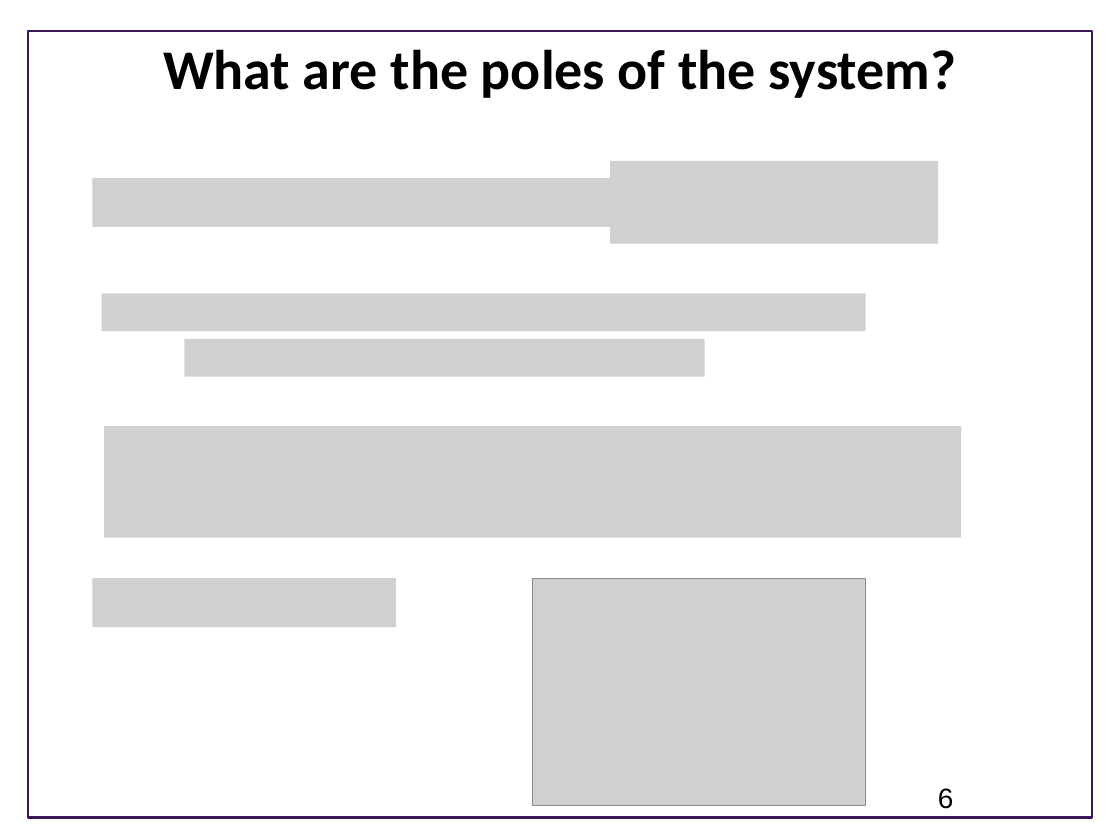
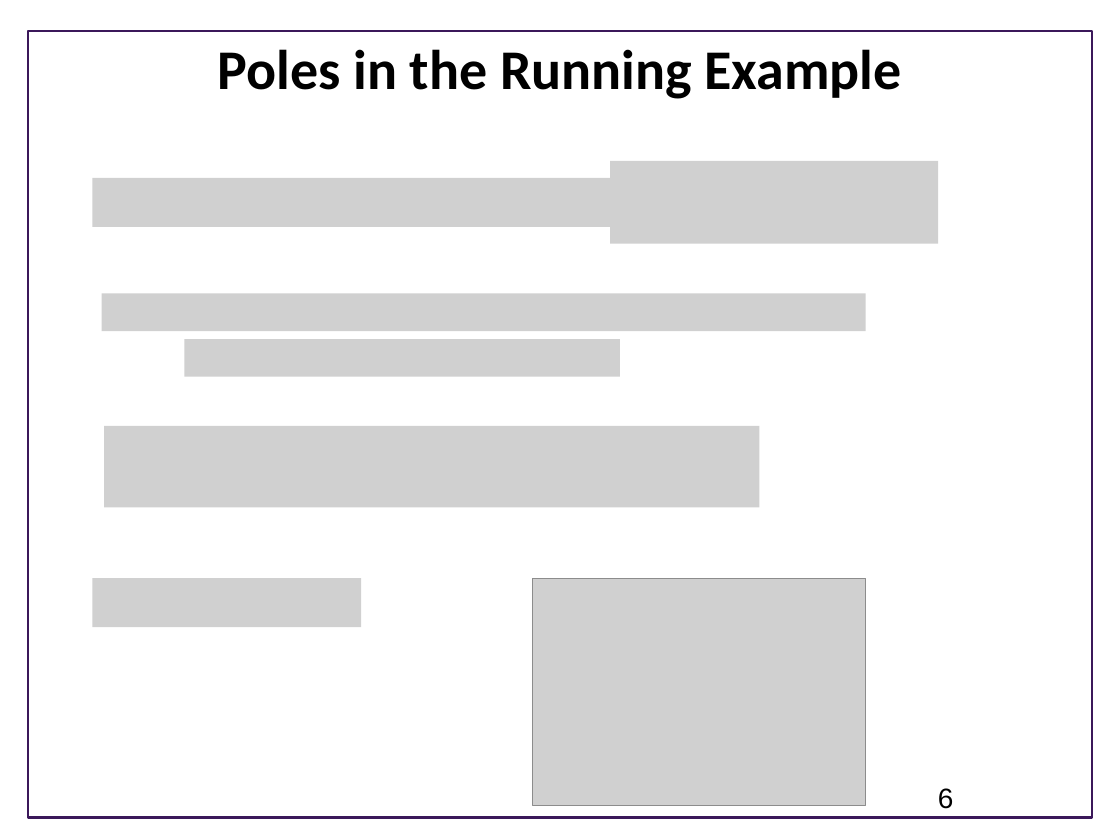
Before and after one commit to joseph-hellerstein/advanced-controls-lectures, a slide deck: slide 6 of Lecture_22-Designing-Closed-Loop-Systems/Designing-Proportional-Controllers.pptx. Drawn at 1120x840 pixels with LibreOffice and Linux fonts; fonts in the diff are those of the drawing; grey boxes stand for pictures; background and template pictures are left out. Boxes give left, top, right and bottom in pixels: in the first picture for what was removed or moved away, otherwise in the second. Text is boxed around its words. In the diff, an @@ line names an element or a change of style, - is before the commit and + after.

```diff
--- a/Lecture_22-Designing-Closed-Loop-Systems/Designing-Proportional-Controllers.pptx
+++ b/Lecture_22-Designing-Closed-Loop-Systems/Designing-Proportional-Controllers.pptx
@@ title at [218, 49, 901, 99]: text changed @@
-What are the poles of the system?
+Poles in the Running Example
@@ picture: place and size @@
-picture at [185, 339, 706, 377]
+picture at [185, 339, 620, 377]
@@ picture: place and size @@
-picture at [104, 426, 961, 538]
+picture at [104, 426, 759, 507]
@@ picture: place and size @@
-picture at [92, 578, 395, 627]
+picture at [92, 578, 361, 627]
```
Also in this commit, not shown: 8 other slides changed.
